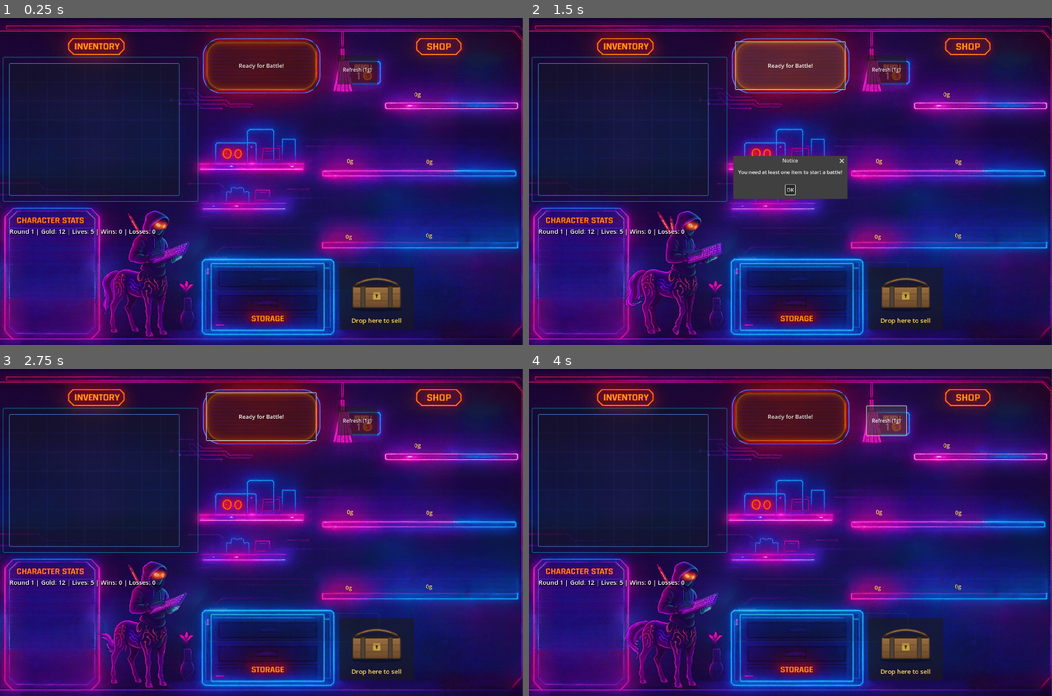
Above: before the commit, frames 1-4 (two rows, left to right).
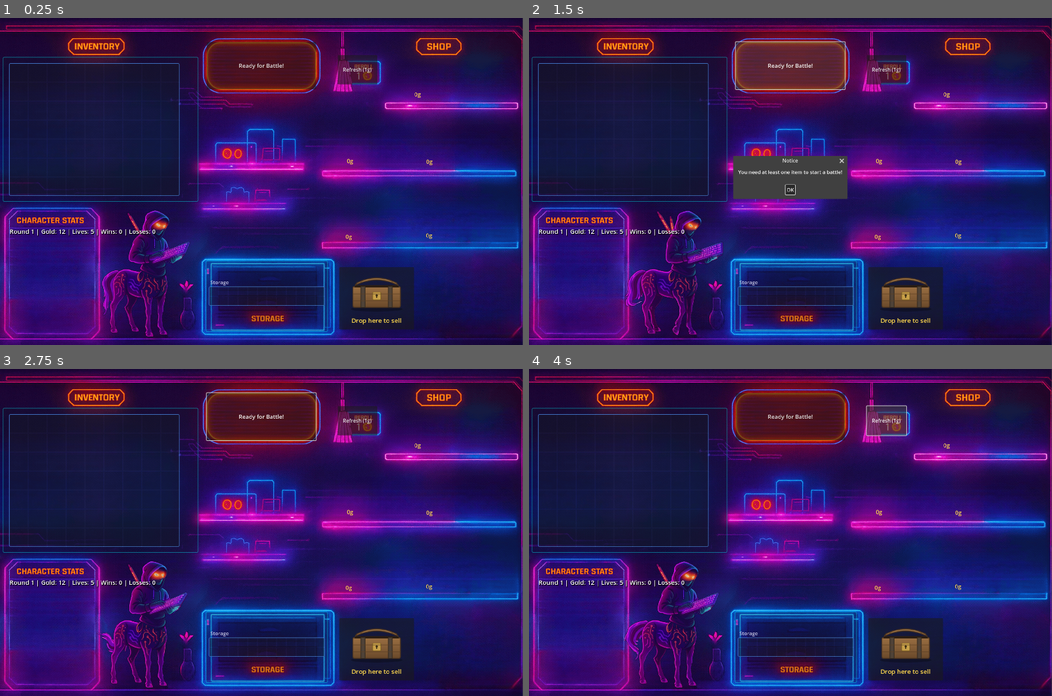
Above: after the commit, the same moments.

Repository: getsentry/ctrl-alt-defeat
Game: Godot game, scene res://scenes/UnifiedGridUI.tscn
Two runs of this game, one before a commit and one after it. Both use one fixed random seed, a clock stepped at 60 frames per second and the inputs below. This scene is started directly instead of the project's main scene.
Inputs:
- Up to frame 1 (0.25 s): no input
- Up to frame 2 (1.5 s): click "Ready for Battle!" at 0.5 s; click "Ready for Battle!" at 1.25 s
- Up to frame 3 (2.75 s): click "OK" at 2 s
- Up to frame 4 (4 s): click "Refresh (1g)" at 2.75 s; click "Refresh (1g)" at 3.5 s

The runs differ from the first frame. In frame 1, 1.2% of the frame differs, in the area x 39-63%, y 73-96%; in frame 2, 1.2%; in frame 3, 1.2%; in frame 4, 1.2%.

Commit message:
Draw what is in the chest
The chest was wired one way only. The server keeps one, sends its
contents on every response, and api_types parses them into both
GameSession and MoveItemResponse. No UI script read either, so the panel
was decoration and anything in the chest was invisible.

That matters now: moving a container sets down any item left with
nowhere to stand, so a chest nobody can see makes items look lost.

An item in the chest is off the grid and has no position, so the chest
decides where to draw it: the first square it fits in, left to right and
then down. Nothing is remembered between calls, so the same contents
always draw the same way, and it can be redrawn whenever.

InventoryGrid was throwing away the inventory the server returns from a
move. It draws the grid and passes the rest on, so it still knows
nothing about GameStateManager -- which matters, because the battle
screen uses the same component.

Two things wrong that no test could see, both found by looking at it:

The chest was 552 pixels of grid inside a 392 pixel panel. Twelve
squares at 45 do not fit, so all but the first were drawn off the edge
of their own box. The live tree reported the item visible and correctly
placed, and it was -- just outside the frame. The squares are sized to
the panel now, and the grid is centred in it rather than in a corner.

The panel's modulate alpha is 0.2 in the scene, and modulate multiplies
down into children, so everything in the chest drew at a fifth opacity.
The panel is faded by its stylebox as well, so it keeps its look with
modulate back to white and its contents solid.

Nothing can put an item in the chest by hand yet.

Co-Authored-By: Claude Opus 5 (1M context) <noreply@anthropic.com>
Claude-Session: https://claude.ai/code/session_01P6bzxhRu654xhfzrFKBaq4

Diff:
--- a/client/scripts/game_state_manager.gd
+++ b/client/scripts/game_state_manager.gd
@@ -22,6 +22,9 @@
 # Inventory state
 var current_inventory: Dictionary = {}  # Stores placed items and servers
 var server_containers: Array = []  # Array[Dictionary]: containers as plain data
+# The chest. Items here are off the grid, so they have no position and the
+# chest decides where to draw them.
+var inventory_storage: Array[APITypes.Item] = []
 
 # Shop state
 var current_shop: Array[APITypes.Item] = []  # null in a slot whose item was bought
@@ -63,6 +66,7 @@
 	victory = false
 	current_inventory.clear()
 	server_containers.clear()
+	inventory_storage.clear()
 	current_shop.clear()
 	shop_rerolls = 0
 	last_battle_result = null  # Reset to null instead of clear
@@ -83,6 +87,8 @@
 	player_id = session.player_id
 	gold = session.gold
 	current_shop = session.current_shop
+
+	inventory_storage = session.inventory_storage
 
 	# Store server containers
 	server_containers.clear()
--- a/client/scripts/inventory_grid.gd
+++ b/client/scripts/inventory_grid.gd
@@ -66,6 +66,9 @@
 signal drag_started(item_data)
 signal drag_ended()
 signal item_moved(item_id, from_pos, to_pos)
+# The server answers a move with the whole inventory, the chest included. The
+# grid draws only the grid, so it passes the rest on rather than keeping it.
+signal inventory_returned(response)
 
 func _ready():
 	mouse_filter = Control.MOUSE_FILTER_PASS
@@ -360,6 +363,7 @@
 			_place_item_at(temp_object, grid_pos)
 			# Emit signal for any listeners
 			item_moved.emit(item_id, original_grid_pos, grid_pos)
+			inventory_returned.emit(response)
 		else:
 			print("Failed to persist move on server, reverting")
 			# Move failed, return to original position
--- a/client/scripts/unified_grid_ui.gd
+++ b/client/scripts/unified_grid_ui.gd
@@ -15,6 +15,7 @@
 # Storage settings
 const STORAGE_WIDTH = 12
 const STORAGE_HEIGHT = 2
+const STORAGE_PADDING = 5
 
 # Runtime calculated cell size
 var actual_cell_size: float = CELL_SIZE
@@ -56,6 +57,17 @@
 
 func _on_drag_ended():
 	sell_chest.get_node("Prompt").text = "Drop here to sell"
+
+
+func _on_inventory_returned(response: APITypes.MoveItemResponse):
+	"""The server has answered a move with the whole inventory.
+
+	The chest is the part the grid cannot draw, and a move can put something in
+	it without the player asking: moving a container sets down any item left
+	with nowhere to stand.
+	"""
+	GameStateManager.inventory_storage = response.inventory_storage
+	load_storage()
 
 
 func _on_item_moved(item_id: String, from_pos: Vector2i, to_pos: Vector2i):
@@ -191,6 +203,9 @@
 	# Delegate to InventoryGrid
 	if inventory_grid:
 		inventory_grid.load_inventory_state(inventory_data)
+	# The chest is not part of an InventoryState, but whatever changed the grid
+	# may well have put something in it.
+	load_storage()
 
 func get_inventory_state() -> Dictionary:
 	# Delegate to InventoryGrid
@@ -276,6 +291,7 @@
 	inventory_grid.item_placed.connect(_on_item_placed)
 	inventory_grid.item_removed.connect(_on_item_removed)
 	inventory_grid.item_sold.connect(_on_item_sold)
+	inventory_grid.inventory_returned.connect(_on_inventory_returned)
 	inventory_grid.item_moved.connect(_on_item_moved)
 	inventory_grid.drag_started.connect(_on_drag_started)
 	inventory_grid.drag_ended.connect(_on_drag_ended)
@@ -298,13 +314,29 @@
 		storage_style.set_corner_radius_all(4)
 		storage_bg.add_theme_stylebox_override("panel", storage_style)
 
+		# The panel is faded in the scene, and modulate multiplies down into
+		# children, so everything in the chest was drawn at a fifth opacity.
+		# self_modulate fades the panel alone, and the style above is already
+		# see-through, so the chest keeps its look and its contents are solid.
+		storage_bg.modulate = Color.WHITE
+
 		# Create storage grid
 		storage_grid = InventoryGrid.new()
-		storage_grid.position = Vector2(5, 5)  # Small padding
-		storage_grid.configure(STORAGE_WIDTH, STORAGE_HEIGHT, CELL_SIZE, CELL_SPACING)
+		# The chest is twelve squares wide and its panel is drawn in the scene,
+		# so the squares are sized to the panel rather than to the grid's own
+		# cell size. At 45 they are wider than the panel and most of the chest
+		# is drawn off the edge of its own box.
+		storage_grid.configure(
+			STORAGE_WIDTH, STORAGE_HEIGHT,
+			_storage_cell_size(storage_bg.size.x), CELL_SPACING
+		)
 		storage_grid.title = "Storage"
 		storage_grid.read_only = read_only_mode
 		storage_bg.add_child(storage_grid)
+
+		# Sit it in the middle of its panel rather than in a corner, so it does
+		# not run over the frame drawn around the edge.
+		storage_grid.position = ((storage_bg.size - storage_grid.size) / 2).floor()
 
 		# Set legacy reference
 
@@ -312,6 +344,51 @@
 		for y in range(STORAGE_HEIGHT):
 			for x in range(STORAGE_WIDTH):
 				storage_grid.active_grid[y][x] = true
+
+		load_storage()
+
+
+static func _storage_cell_size(panel_width: float) -> float:
+	"""How big a chest square can be and still fit its panel.
+
+	Twelve of them, with a gap between each pair and a little padding at both
+	ends. Never larger than a grid square, so the chest cannot end up drawing
+	items bigger than the inventory does.
+	"""
+	var usable = panel_width - 2 * STORAGE_PADDING - (STORAGE_WIDTH - 1) * CELL_SPACING
+	return min(CELL_SIZE, floor(usable / STORAGE_WIDTH))
+
+
+func load_storage():
+	"""Lay the chest out from what the server says is in it.
+
+	An item in the chest is off the grid, so it has no position of its own and
+	the chest decides where to draw it: the first square it fits in, reading
+	left to right and then down. Nothing is remembered between calls, so the
+	same contents always draw the same way.
+	"""
+	if hide_storage or not storage_grid:
+		return
+
+	storage_grid.clear_all()
+	for y in range(STORAGE_HEIGHT):
+		for x in range(STORAGE_WIDTH):
+			storage_grid.active_grid[y][x] = true
+
+	for item in GameStateManager.inventory_storage:
+		if not _put_in_chest(item):
+			# The chest holds 24 squares and the server holds no such limit, so
+			# a full chest is a thing the player has to be able to see happen.
+			push_warning("No room in the chest to draw %s" % item.name)
+
+
+func _put_in_chest(item: APITypes.Item) -> bool:
+	"""Put an item in the first square of the chest it fits in"""
+	for y in range(STORAGE_HEIGHT):
+		for x in range(STORAGE_WIDTH):
+			if storage_grid.place_shop_item(item, Vector2i(x, y)):
+				return true
+	return false
 
 func _create_controls():
 	if not read_only_mode:
--- a/client/test/unit/test_unified_grid_ui.gd
+++ b/client/test/unit/test_unified_grid_ui.gd
@@ -396,3 +396,91 @@
 	# Without this the grid has nothing to test a drop against and every
 	# item goes back to its square.
 	assert_eq(ui.inventory_grid.sell_zone, ui.sell_chest)
+
+
+# ============ The chest ============
+#
+# An item in the chest is off the grid, so it has no position. The chest is
+# what decides where to draw it, and it has to draw everything the server says
+# is in there -- a container move can put an item in the chest without the
+# player asking, and an item nobody can see looks like an item that was lost.
+
+func _chest_item(overrides: Dictionary = {}) -> Resource:
+	return TestHelpers.item(overrides)
+
+
+func test_the_chest_shows_what_the_server_says_is_in_it():
+	GameStateManager.inventory_storage = [
+		_chest_item({"id": "first"}), _chest_item({"id": "second"})
+	]
+
+	ui.load_storage()
+
+	var drawn = ui.storage_grid.items.map(func(v): return v.get_meta("item_data").id)
+	assert_eq(drawn.size(), 2, "Both items should be drawn")
+	assert_true("first" in drawn and "second" in drawn, "Both by id")
+
+
+func test_an_empty_chest_draws_nothing():
+	GameStateManager.inventory_storage = []
+
+	ui.load_storage()
+
+	assert_eq(ui.storage_grid.items.size(), 0, "Nothing in the chest, nothing drawn")
+
+
+func test_chest_items_do_not_land_on_each_other():
+	GameStateManager.inventory_storage = [
+		_chest_item({"id": "a"}), _chest_item({"id": "b"}), _chest_item({"id": "c"})
+	]
+
+	ui.load_storage()
+
+	var squares = []
+	for visual in ui.storage_grid.items:
+		for square in visual.get_meta("item_data").covered_squares():
+			assert_false(square in squares, "%s is drawn on top of something" % square)
+			squares.append(square)
+
+
+func test_a_multi_square_item_fits_in_the_chest():
+	GameStateManager.inventory_storage = [_chest_item({"shape": [[0, 0], [1, 0]]})]
+
+	ui.load_storage()
+
+	assert_eq(ui.storage_grid.items.size(), 1, "A wide item should still be drawn")
+
+
+func test_loading_the_chest_twice_does_not_double_it():
+	# It is redrawn on every inventory load, so it has to replace rather than add.
+	GameStateManager.inventory_storage = [_chest_item({"id": "only"})]
+
+	ui.load_storage()
+	ui.load_storage()
+
+	assert_eq(ui.storage_grid.items.size(), 1, "The chest should be redrawn, not added to")
+
+
+func test_an_item_taken_out_of_the_chest_stops_being_drawn():
+	GameStateManager.inventory_storage = [_chest_item({"id": "leaving"})]
+	ui.load_storage()
+
+	GameStateManager.inventory_storage = []
+	ui.load_storage()
+
+	assert_eq(ui.storage_grid.items.size(), 0, "It is gone from the chest, so gone from view")
+
+
+func test_a_move_answer_refreshes_the_chest():
+	# Moving a container can set an item down in the chest without the player
+	# asking, so the chest is redrawn from whatever the server sends back.
+	var response = APITypes.MoveItemResponse.new({
+		"inventory_grid": [],
+		"inventory_storage": [TestHelpers.item_data({"id": "set_down"})],
+		"server_containers": []
+	})
+
+	ui._on_inventory_returned(response)
+
+	var drawn = ui.storage_grid.items.map(func(v): return v.get_meta("item_data").id)
+	assert_eq(drawn, ["set_down"], "The chest should show what the move put there")
